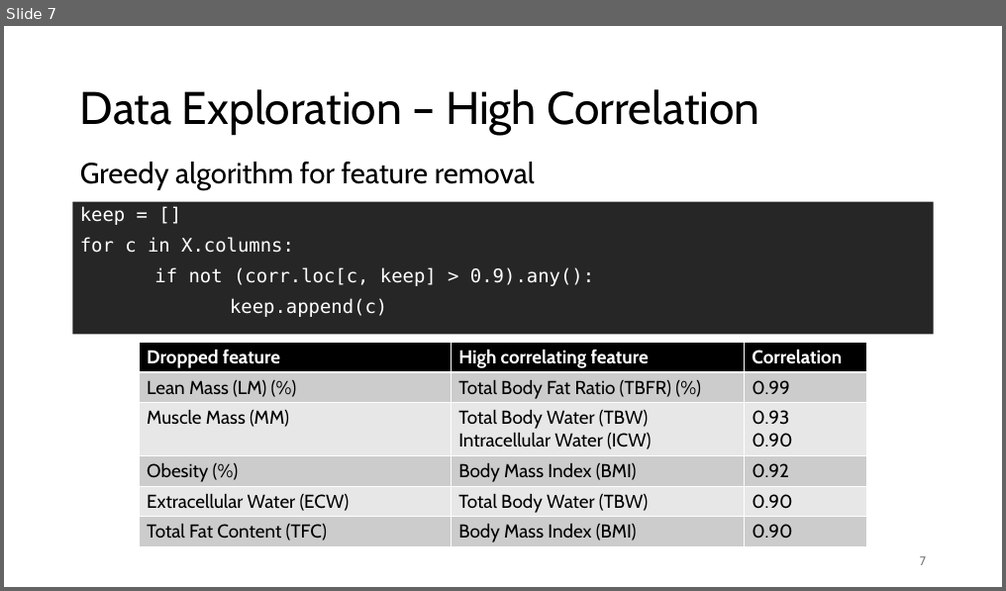
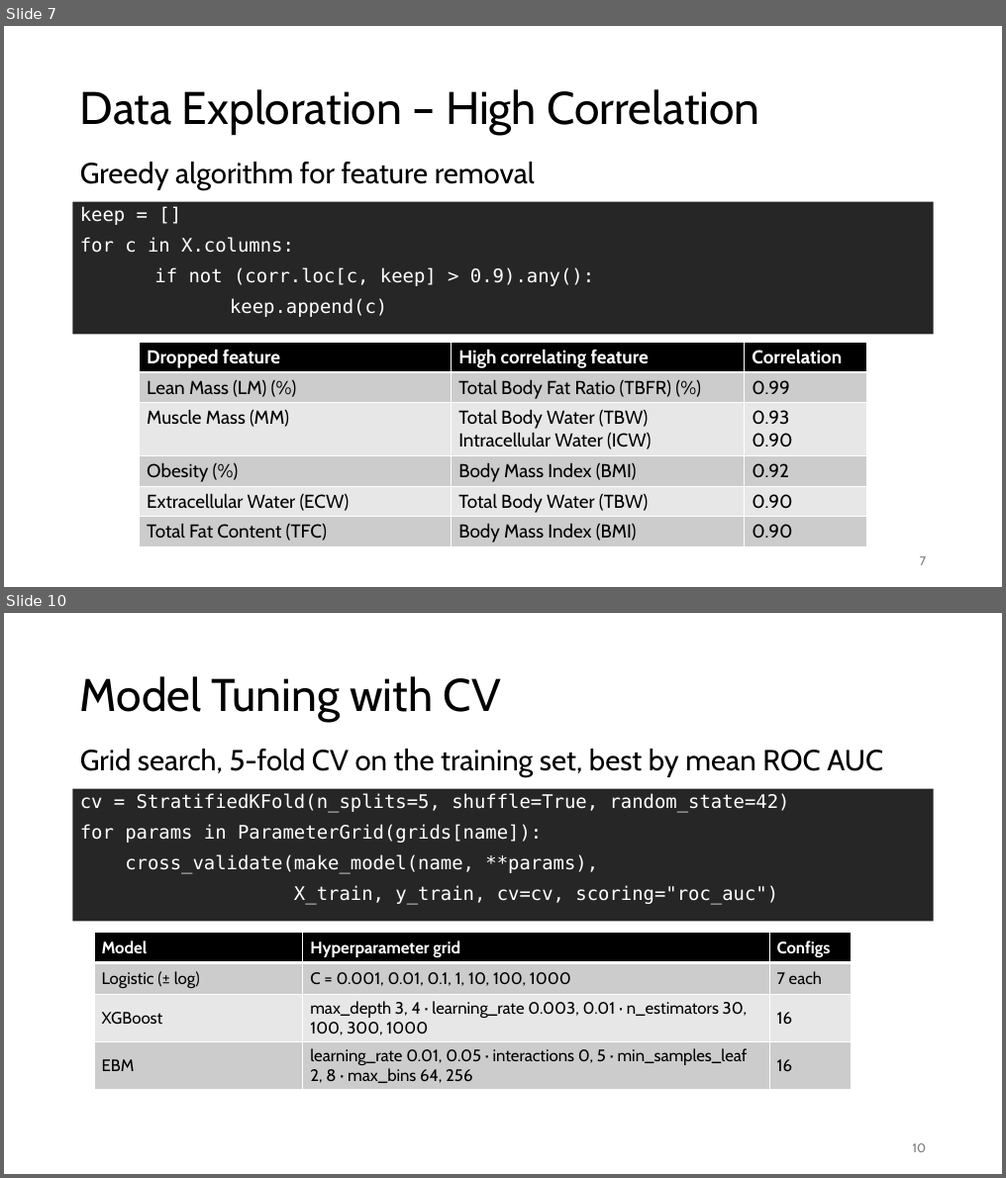
Before and after one commit to MatteoSoldini/DAT540_project, a slide deck: presentation.pptx. Shown one above the other, each under a label of ours: slide 7 before the commit, slides 7 and 10 after it; the slides between them are not shown. The pictures are 1006x591 and 1006x1178 pixels, drawn with LibreOffice and Linux fonts; fonts in the diff are those of the drawing. Boxes give left, top, right and bottom in pixels: in the first picture for what was removed or moved away, otherwise in the second. Text is boxed around its words. In the diff, an @@ line names an element or a change of style, - is before the commit and + after.

```diff
--- a/presentation.pptx
+++ b/presentation.pptx
@@ slide 10 added at box(4, 613, 1002, 1174), background #FFFFFF @@
@@ title added at box(80, 676, 501, 722), 44 pt, text #000000 @@
+Model Tuning with CV
@@ text added at box(80, 749, 883, 777), 28 pt, text #000000 @@
+Grid search, 5-fold CV on the training set, best by mean ROC AUC
@@ rectangle added at box(73, 789, 934, 922), fill #262626, 18 pt, text #FFFFFF @@
+cv = StratifiedKFold(n_splits=5, shuffle=True, random_state=42)
+for params in ParameterGrid(grids[name]):
+cross_validate(make_model(name, **params),
+X_train, y_train, cv=cv, scoring="roc_auc")
@@ table added at box(94, 933, 850, 1090), 4 rows, 3 columns @@
+Model | Hyperparameter grid | Configs
+Logistic (± log) | C = 0.001, 0.01, 0.1, 1, 10, 100, 1000 | 7 each
+XGBoost | max_depth 3, 4 · learning_rate 0.003, 0.01 · n_estimators 30, 100, 300, 1000 | 16
+EBM | learning_rate 0.01, 0.05 · interactions 0, 5 · min_samples_leaf 2, 8 · max_bins 64, 256 | 16
@@ page number added at box(913, 1144, 926, 1153), 12 pt, text #797979 @@
+10
```
Also in this commit, not shown: 11 other slides added, 2 slides removed, 1 other file.
